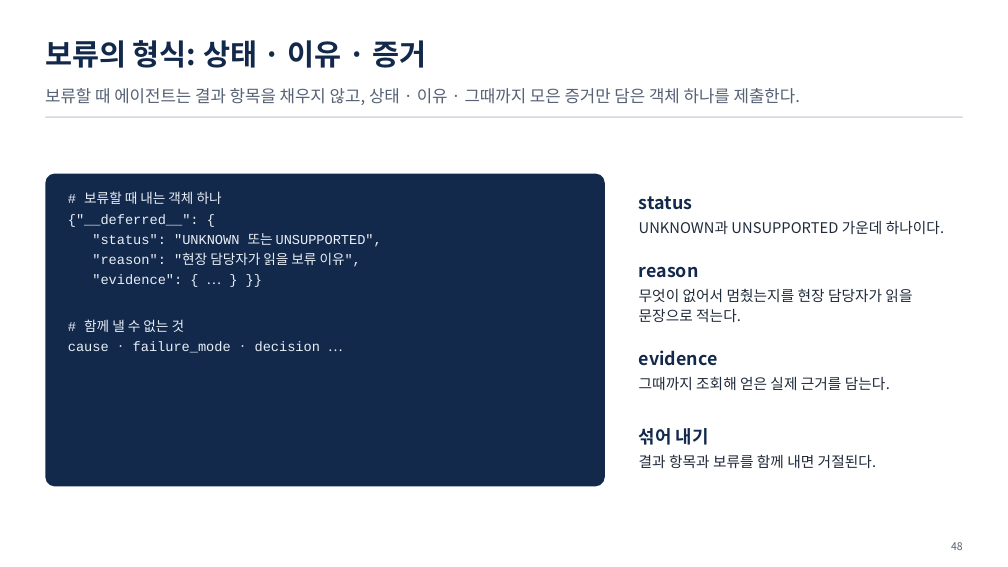
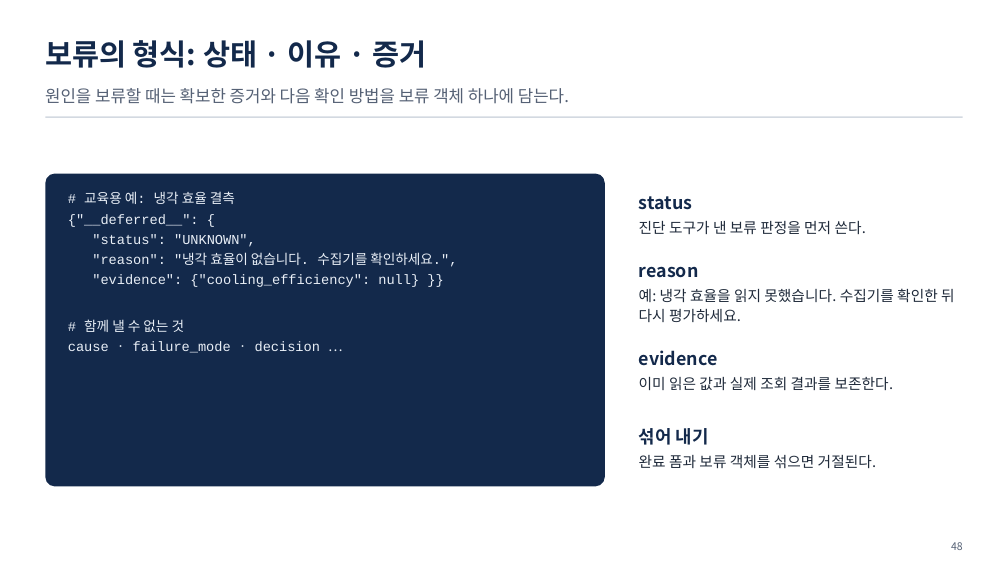
Before and after one commit to uengine-oss/hyd-iot-edu, a slide deck: slide 48 of workspace/강의제작/산출물/통합반/이론/05회차/통합반_05일차.pptx. Drawn at 1008x567 pixels with LibreOffice and Linux fonts; fonts in the diff are those of the drawing. Boxes give left, top, right and bottom in pixels: in the first picture for what was removed or moved away, otherwise in the second. Text is boxed around its words. In the diff, an @@ line names an element or a change of style, - is before the commit and + after.

Commit message:
통합반 5회차 44~52장 보류·호출 오류·재시도·권한 경계의 화면과 낭독을 확정한다

```diff
--- a/workspace/강의제작/산출물/통합반/이론/05회차/통합반_05일차.pptx
+++ b/workspace/강의제작/산출물/통합반/이론/05회차/통합반_05일차.pptx
@@ text at <box>45,88,569,104</box>: text changed @@
-보류할 때 에이전트는 결과 항목을 채우지 않고, 상태 · 이유 · 그때까지 모은 증거만 담은 객체 하나를 제출한다.
+원인을 보류할 때는 확보한 증거와 다음 확인 방법을 보류 객체 하나에 담는다.
@@ text at <box>84,191,235,204</box>: text changed @@
-# 보류할 때 내는 객체 하나
+# 교육용 예: 냉각 효율 결측
@@ text at <box>92,234,457,287</box>: text changed @@
-"status": "UNKNOWN 또는 UNSUPPORTED",
-"reason": "현장 담당자가 읽을 보류 이유",
-"evidence": { … } }}
+"status": "UNKNOWN",
+"reason": "냉각 효율이 없습니다. 수집기를 확인하세요.",
+"evidence": {"cooling_efficiency": null} }}
@@ text at <box>639,221,866,234</box>: text changed @@
-UNKNOWN과 UNSUPPORTED 가운데 하나이다.
+진단 도구가 낸 보류 판정을 먼저 쓴다.
@@ text at <box>639,288,955,322</box>: text changed @@
-무엇이 없어서 멈췄는지를 현장 담당자가 읽을 문장으로 적는다.
+예: 냉각 효율을 읽지 못했습니다. 수집기를 확인한 뒤 다시 평가하세요.
@@ text at <box>639,377,894,390</box>: text changed @@
-그때까지 조회해 얻은 실제 근거를 담는다.
+이미 읽은 값과 실제 조회 결과를 보존한다.
@@ text at <box>639,455,877,468</box>: text changed @@
-결과 항목과 보류를 함께 내면 거절된다.
+완료 폼과 보류 객체를 섞으면 거절된다.
```
Also in this commit, not shown: 8 other slides changed, 28 other files.
